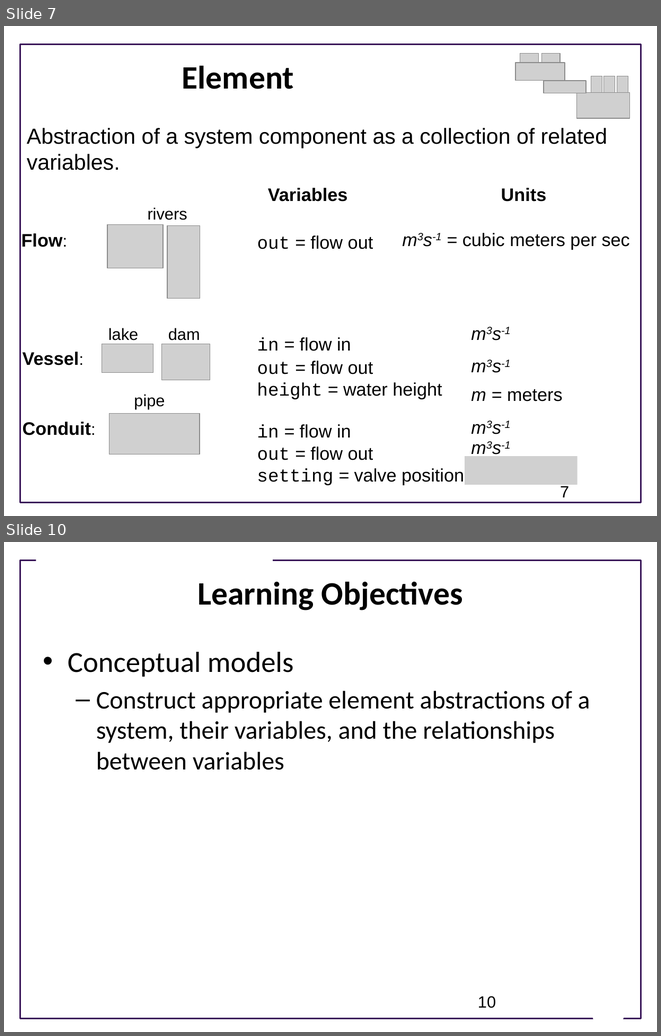
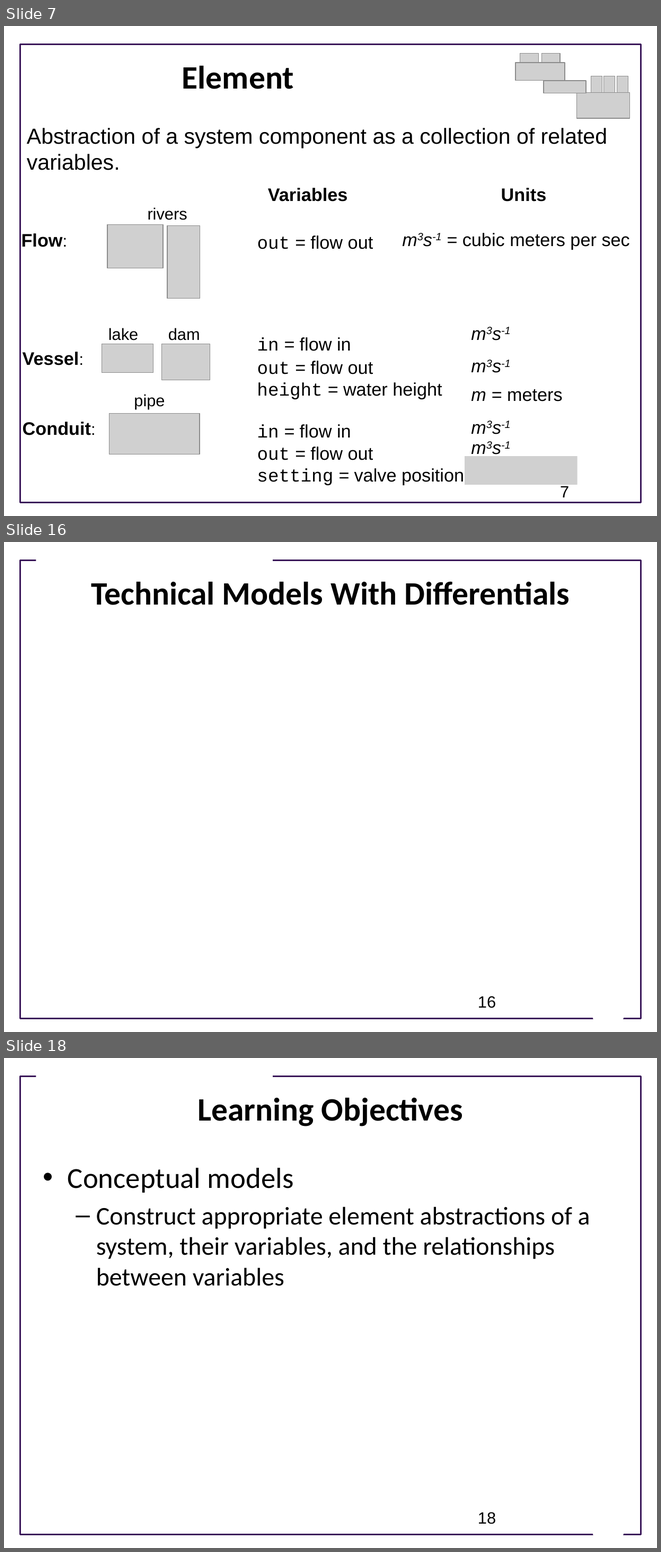
Before and after one commit to ModelEngineering/advancing-biomedical-models, a slide deck: Lectures/CSE 599V Lecture 2- Modeling Essentials.pptx. Shown one above the other, each under a label of ours: slides 7 and 10 before the commit, slides 7, 16 and 18 after it; the slides between them are not shown. The pictures are 661x1036 and 661x1552 pixels, drawn with LibreOffice and Linux fonts; fonts in the diff are those of the drawing; grey boxes stand for pictures; background and template pictures are left out. Boxes give left, top, right and bottom in pixels: in the first picture for what was removed or moved away, otherwise in the second. Text is boxed around its words. In the diff, an @@ line names an element or a change of style, - is before the commit and + after.

```diff
--- a/Lectures/CSE 599V Lecture 2- Modeling Essentials.pptx
+++ b/Lectures/CSE 599V Lecture 2- Modeling Essentials.pptx
@@ slide 16 added at bbox=[4, 542, 657, 1032], background #FFFFFF; not listed: 3 template elements that a slide beside it also shows @@
@@ title added at bbox=[91, 581, 570, 605], 36 pt, text #000000, bold @@
+Technical Models With Differentials
@@ page number added at bbox=[478, 996, 496, 1008], 18 pt, text #000000 @@
+16
@@ what was slide 10 is now slide 18 @@
@@ page number at bbox=[478, 1512, 496, 1524]: text changed @@
-10
+18
```
Also in this commit, not shown: 4 slides changed, 7 other slides added.
